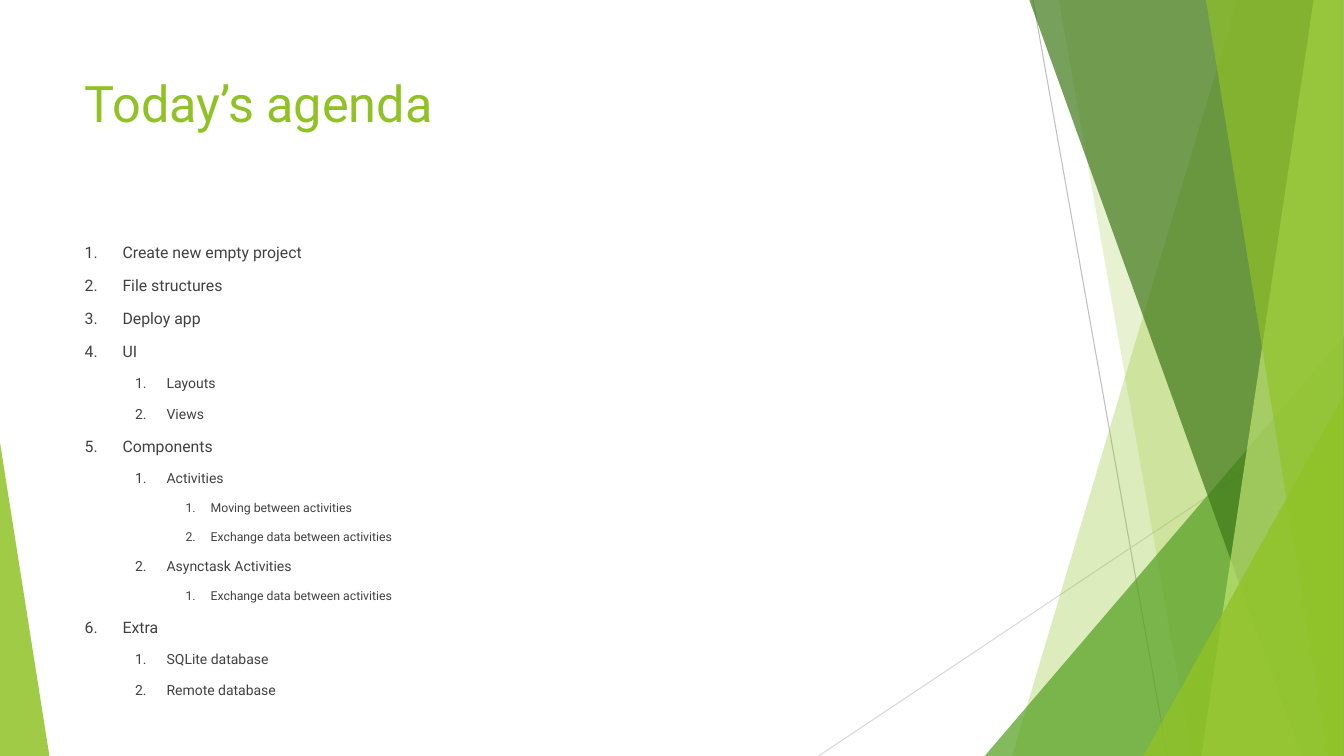
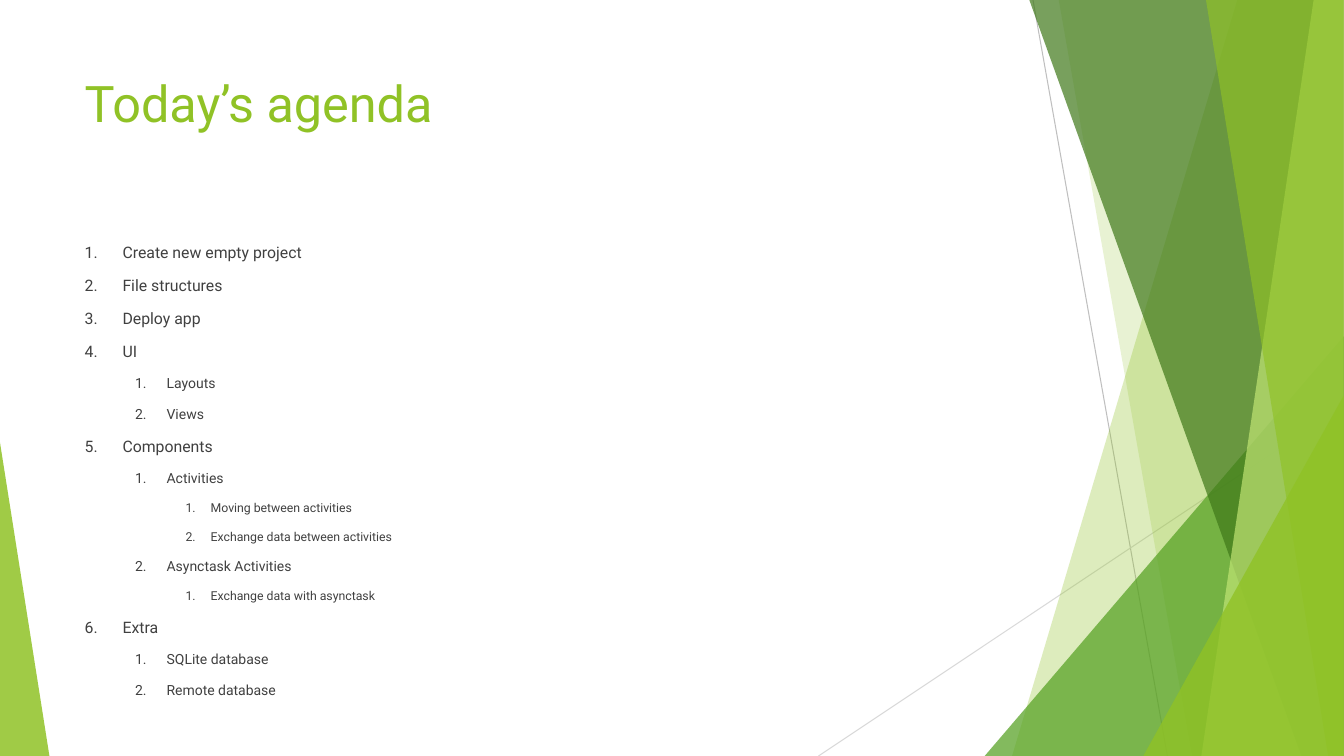
Before and after one commit to Nadzmi-Freelance/Android-Training, a slide deck: slide 8 of presentation/intro to android.pptx. Drawn at 1344x756 pixels with LibreOffice and Linux fonts; fonts in the diff are those of the drawing. Boxes give left, top, right and bottom in pixels: in the first picture for what was removed or moved away, otherwise in the second. Text is boxed around its words. In the diff, an @@ line names an element or a change of style, - is before the commit and + after.

```diff
--- a/presentation/intro to android.pptx
+++ b/presentation/intro to android.pptx
@@ text at bbox=[211, 591, 375, 603]: text changed @@
-    1. Exchange data between activities
+    1. Exchange data with asynctask
```
Also in this commit, not shown: 11 other files.
